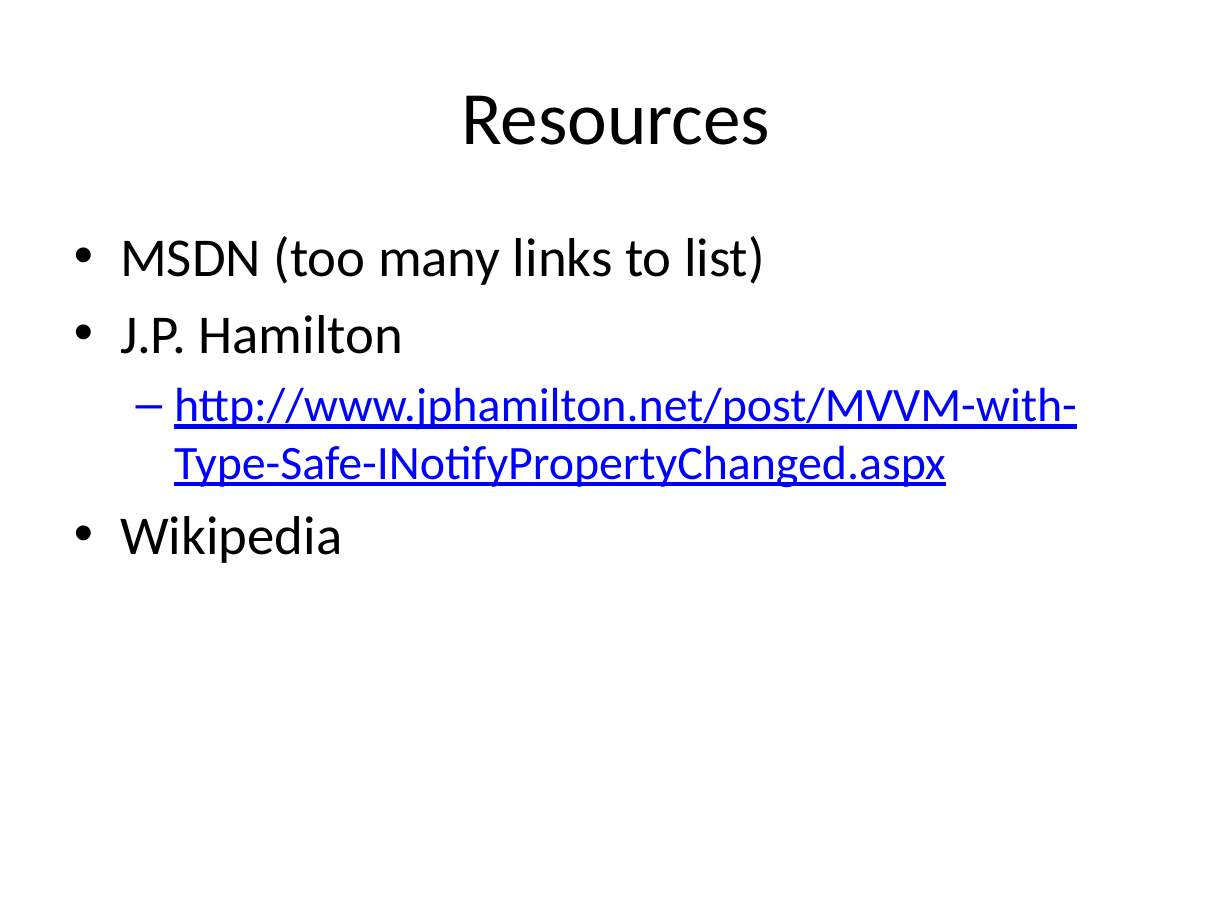
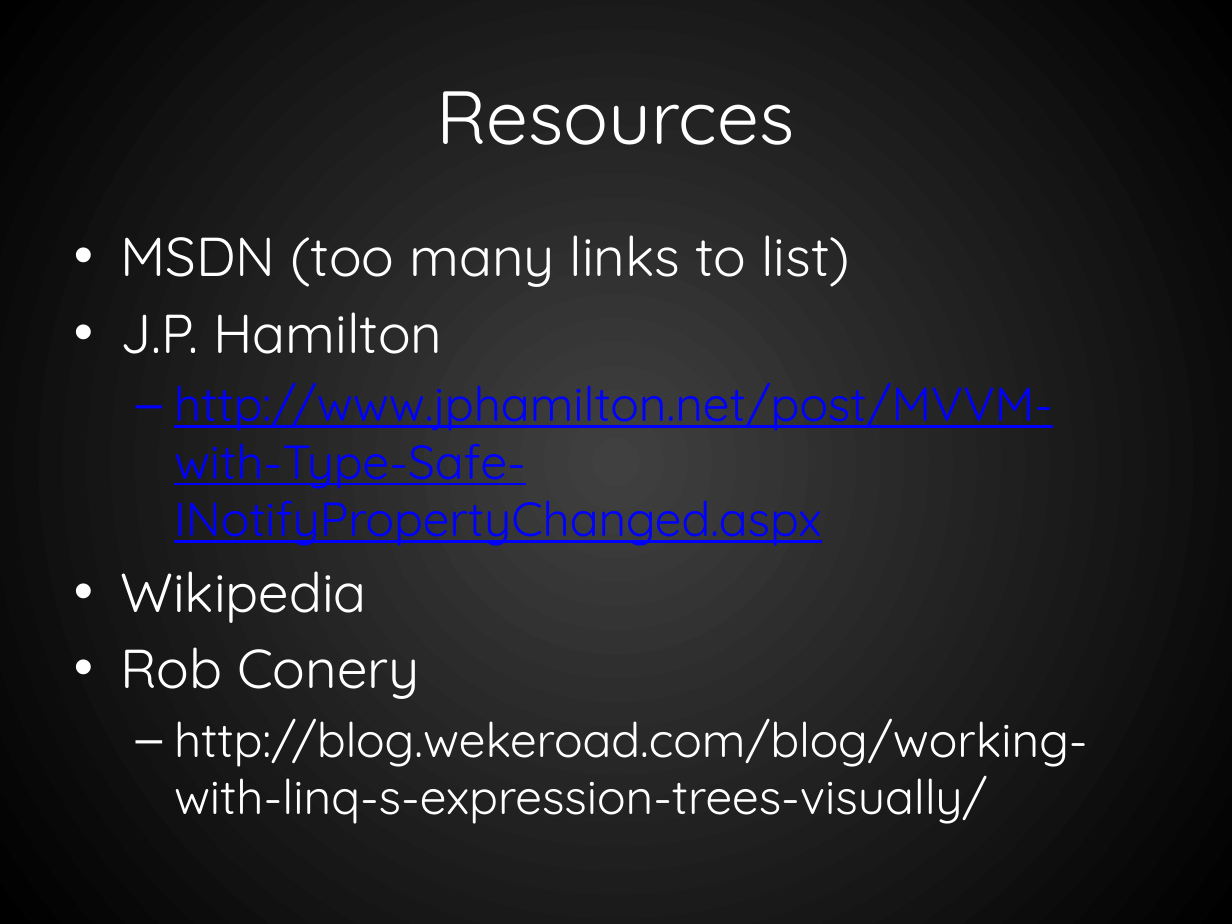
Before and after one commit to RookieOne/Evolve-Your-Code, a slide deck: slide 41 of EvolveYourCode.pptx (slide 29 before the commit). Drawn at 1232x924 pixels with LibreOffice and Linux fonts; fonts in the diff are those of the drawing. Boxes give left, top, right and bottom in pixels: in the first picture for what was removed or moved away, otherwise in the second. Text is boxed around its words. In the diff, an @@ line names an element or a change of style, - is before the commit and + after.

```diff
--- a/EvolveYourCode.pptx
+++ b/EvolveYourCode.pptx
@@ background #FFFFFF to gradient #404040 to #000000 @@
@@ title "Resources" at [437, 91, 795, 145]: font Calibri to Quicksand, text colour #000000 to #FFFFFF @@
@@ text at [120, 235, 1053, 623]: font Calibri to Quicksand in "MSDN (too many links to list)", "J.P. Hamilton", "http://www.jphamilton.net/post/MVVM-with-Type-Safe-INotifyPr ...", "Wikipedia"; text colour #000000 to #FFFFFF in "MSDN (too many links to list)", "J.P. Hamilton", "Wikipedia" @@
@@ text at [120, 647, 1088, 824]: paragraphs added @@
+• Rob Conery
+  – http://blog.wekeroad.com/blog/working-with-linq-s-expression-trees-visually/
```
Also in this commit, not shown: 30 other slides changed, 14 slides added, 1 slide removed, 15 other files.
